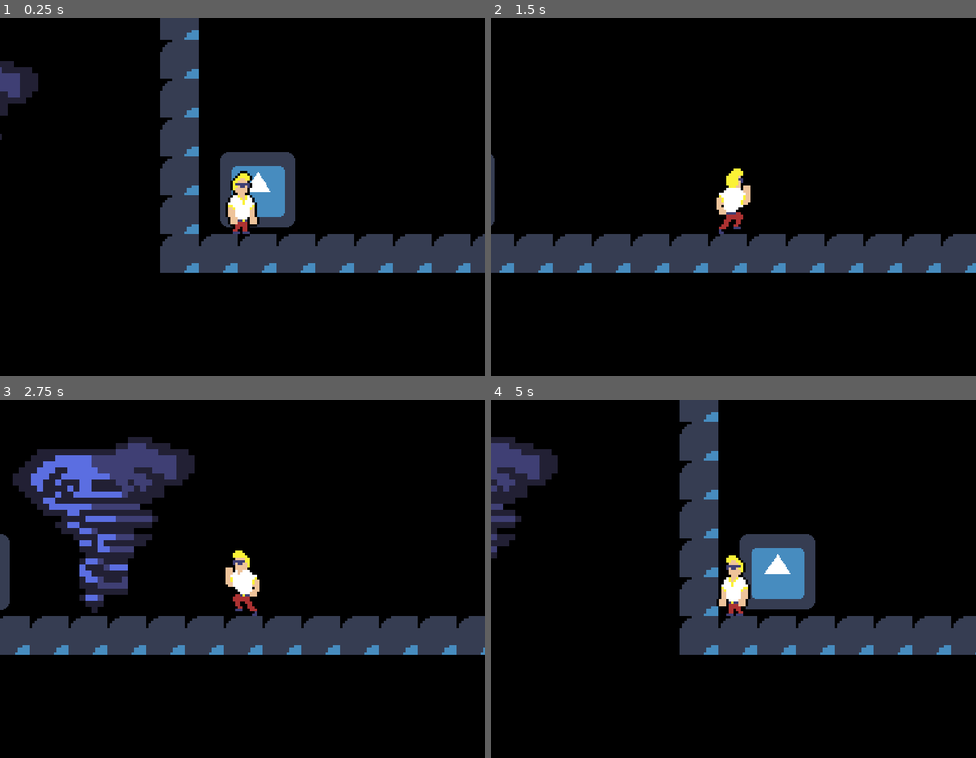
Above: before the commit, frames 1-4 (two rows, left to right).
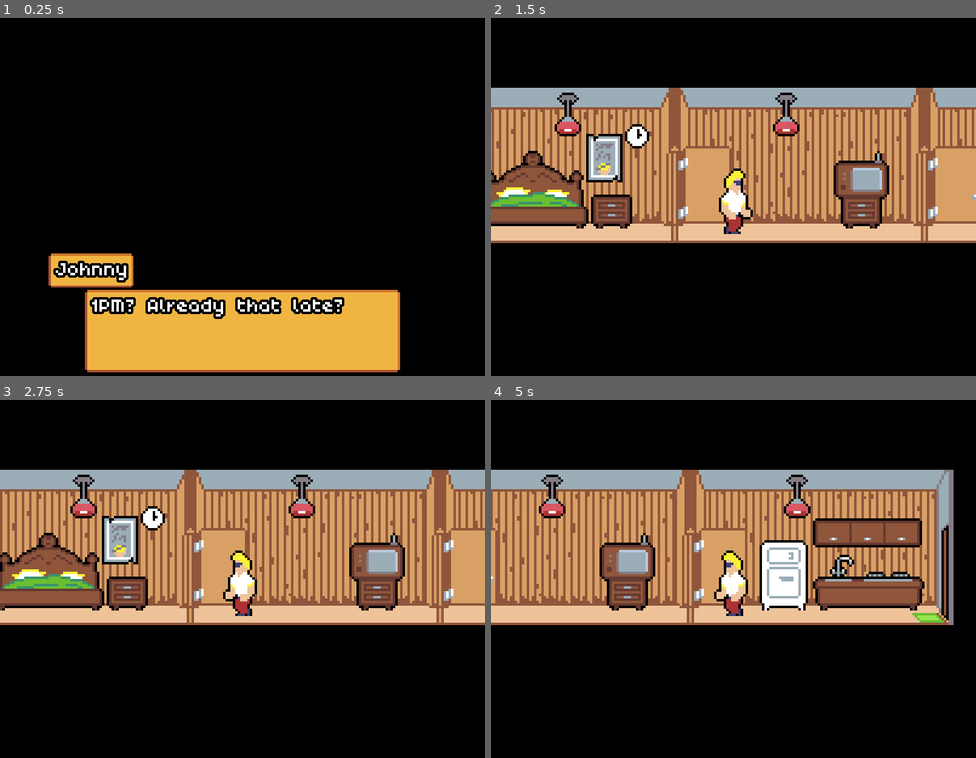
Above: after the commit, the same moments.

Repository: T4g1/gd-wildjam18
Game: Godot game, scene res://sources/game/Game.tscn
The game is run twice, just before and just after one commit, with the same random seed, the same clock (stepped at 60 frames per second) and the same inputs. The engine's default icon, where the game draws it, is replaced by a stand-in: a white triangle on a blue panel in a dark square. Sound files missing from this copy of the repository are replaced by a short silence.
Inputs:
- Up to frame 1 (0.25 s): no input
- Up to frame 2 (1.5 s): tap Enter (ui_accept) at 0.5, 0.77 s; hold E (interact) 0.53-1.28 s; hold Right (ui_right) from 0.53 s (still down); tap E (interact) at 1.35 s
- Up to frame 3 (2.75 s): tap Enter (ui_accept) at 1.52 s; release Right (ui_right) at 2.03 s; hold Left (ui_left) from 2.03 s (still down); hold E (interact) from 2.03 s (still down)
- Up to frame 4 (5 s): release Left (ui_left) at 2.78 s; release E (interact) at 2.78 s; hold Right (ui_right) 2.78-4.28 s; tap E (interact) at 2.85, 4.35 s; tap Enter (ui_accept) at 3.02, 3.77, 4.52 s; hold E (interact) 3.53-4.28 s; hold Left (ui_left) from 4.28 s (still down)

The runs differ from the first frame. In frame 1, 30% of the frame differs, in the area x 0-100%, y 0-99%; in frame 2, 50%; in frame 3, 52%, in the area x 0-100%, y 10-72%; in frame 4, 47%.

Commit message:
[fix] Game start at level 1

Diff:
--- a/sources/FSM.gd
+++ b/sources/FSM.gd
@@ -55,3 +55,17 @@
 		print("%s: %s" % [owner.name, new_state.name])
 
 	new_state.on_enter()
+
+
+func disable() -> void:
+	"""
+	Disable processing
+	"""
+	current_state.disable()
+
+
+func enable() -> void:
+	"""
+	Enable processing
+	"""
+	current_state.enable()
--- a/sources/Spawn.gd
+++ b/sources/Spawn.gd
@@ -13,7 +13,6 @@
 
 
 func _ready():
-	return
 	if activated:
 		activate()
 	else:
--- a/sources/game/Game.tscn
+++ b/sources/game/Game.tscn
@@ -12,4 +12,3 @@
 ]]
 script = ExtResource( 1 )
 levels = [ ExtResource( 2 ), ExtResource( 4 ), ExtResource( 3 ), ExtResource( 5 ), ExtResource( 6 ) ]
-level_id = 0
--- a/sources/player/Player.gd
+++ b/sources/player/Player.gd
@@ -89,30 +89,36 @@
 		$Sprite.flip_h = velocity.x < 0
 
 
-func disable():
+func disable() -> void:
 	"""
 	Disable player interactions
 	"""
 	set_physics_process(false)
 	set_process_unhandled_input(false)
 
+	stop()
 
-func enable():
+	$States.disable()
+
+
+func enable() -> void:
 	"""
 	Enable player interactions
 	"""
 	set_physics_process(true)
 	set_process_unhandled_input(true)
 
+	$States.enable()
 
-func is_falling():
+
+func is_falling() -> bool:
 	"""
 	Check if player is falling
 	"""
 	return velocity.y > 0
 
 
-func is_on_wall():
+func is_on_wall() -> bool:
 	"""
 	Check if the player is very close to a wall
 	is_on_wall from KinematicBody2D is unreliable as it gets detected only
@@ -120,3 +126,15 @@
 	This one works standing next to a wall too
 	"""
 	return $WallDetector.get_overlapping_bodies().size() > 0
+
+
+func stop() -> void:
+	"""
+	Stops player from moving
+	"""
+	$States.set_state("idle")
+
+	speed = Vector2(0, 0)
+	direction = Vector2(0, 0)
+	input_direction = Vector2(0, 0)
+	velocity = Vector2(0, 0)
--- a/sources/player/Player.tscn
+++ b/sources/player/Player.tscn
@@ -29,6 +29,7 @@
 [node name="Sprite" type="AnimatedSprite" parent="."]
 frames = ExtResource( 1 )
 animation = "idle"
+frame = 1
 playing = true
 __meta__ = {
 "_edit_lock_": true
